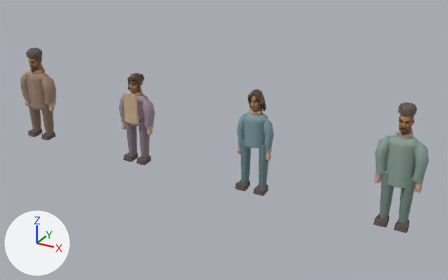
Renders of the glTF model game/assets/generated/urman_character_kit.glb from each side of a commit.
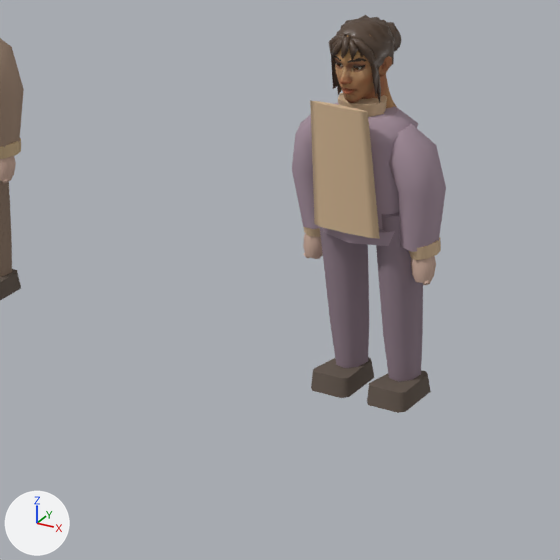
There are two pictures of each version: one from a camera (50 mm lens) standing at (8.91, -8.53, 5.05) and looking at (3.92, 0.54, 0.51), one close up on the part from 11% to 41% of the width and 25% to 71% of the height. Every picture has the same lights, and +X, +Y and +Z are marked at lower left. The older version's two pictures come first. Objects named as collision shapes, trigger or cutter boxes, shadow casters or lower levels of detail are left out. Where no turn or scale is listed for an object, it has been applied to the vertices. Vertices at exactly the same position are counted once.

Objects in the first close-up: 'Gulsina_ApronFront_LOD0', 'Gulsina_Body_LOD0', 'Gulsina_BootLeft_LOD0', 'Gulsina_BootRight_LOD0', 'Gulsina_Hair_LOD0', 'Gulsina_HeadHandLeft_LOD0', 'Gulsina_HeadHandRight_LOD0', 'Gulsina_Head_LOD0', 'Gulsina_ShoulderCuffLeft_LOD0', 'Gulsina_ShoulderCuffRight_LOD0', 'Gulsina_SleeveLeft_LOD0', 'Gulsina_SleeveRight_LOD0', 'Gulsina_TrouserLeft_LOD0', 'Gulsina_TrouserRight_LOD0', 'Mansur_SleeveRight_LOD0', 'Mansur_TrouserRight_LOD0' and 6 more.
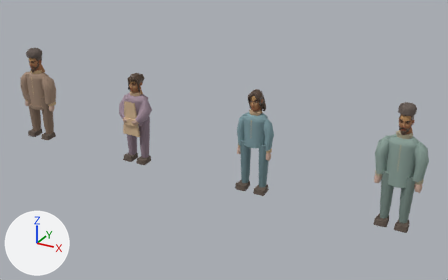
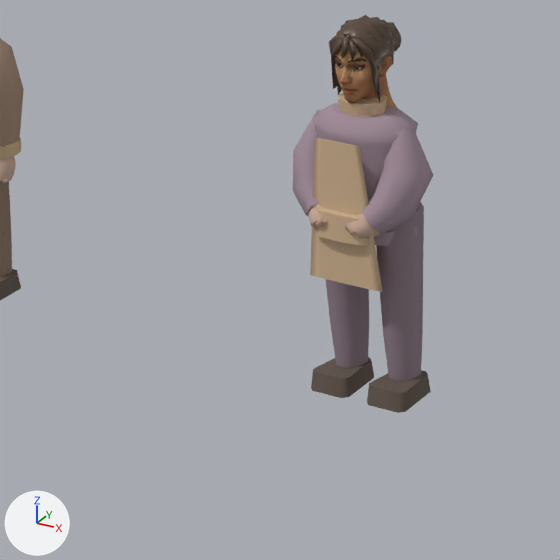
Diff of the bpy script that builds the scene:
```diff
--- a/game/assets/generated/urman_character_kit.glb.py
+++ b/game/assets/generated/urman_character_kit.glb.py
@@ me_gulsina_headhandleft_lod0mesh @@
-me_gulsina_headhandleft_lod0mesh.from_pydata(...)  # 32 vertices, 60 faces; spans x 2.0669..2.1684, y -0.0806..0.021, z 0.5689..0.7188
+me_gulsina_headhandleft_lod0mesh.from_pydata(...)  # 32 vertices, 60 faces; spans x 2.2354..2.3418, y -0.2562..-0.1424, z 0.8036..0.9072
+# me_gulsina_headhandleft_lod0mesh part 1: 32 of 32 vertices moved; they spanned x 2.0669..2.1684, y -0.0806..0.021, z 0.5689..0.7188 and now span x 2.2354..2.3418, y -0.2562..-0.1424, z 0.8036..0.9072; mean shift (0.1783, -0.1693, 0.2109)
 me_gulsina_headhandleft_lod0mesh.materials.append(mat_stylizedskin)
@@ me_gulsina_sleeveleft_lod0mesh @@
-me_gulsina_sleeveleft_lod0mesh.from_pydata(...)  # 28 vertices, 52 faces; spans x 2.025..2.255, y -0.117..0.109, z 0.725..1.261
+me_gulsina_sleeveleft_lod0mesh.from_pydata(...)  # 28 vertices, 52 faces; spans x 2.061..2.334, y -0.226..0.074, z 0.812..1.25
+# me_gulsina_sleeveleft_lod0mesh part 2: 28 of 28 vertices moved; they spanned x 2.025..2.255, y -0.117..0.109, z 0.725..1.261 and now span x 2.061..2.334, y -0.226..0.074, z 0.812..1.25; mean shift (0.055, -0.068, 0.001)
 me_gulsina_sleeveleft_lod0mesh.materials.append(mat_gulsinacoat)
@@ me_gulsina_headhandright_lod0mesh @@
-me_gulsina_headhandright_lod0mesh.from_pydata(...)  # 32 vertices, 60 faces; spans x 2.6309..2.7339, y -0.0806..0.021, z 0.5691..0.7189
+me_gulsina_headhandright_lod0mesh.from_pydata(...)  # 32 vertices, 60 faces; spans x 2.4597..2.5653, y -0.2562..-0.1424, z 0.8021..0.9072
+# me_gulsina_headhandright_lod0mesh part 3: 32 of 32 vertices moved; they spanned x 2.6309..2.7339, y -0.0806..0.021, z 0.5691..0.7189 and now span x 2.4597..2.5653, y -0.2562..-0.1424, z 0.8021..0.9072; mean shift (-0.1784, -0.1693, 0.2108)
 me_gulsina_headhandright_lod0mesh.materials.append(mat_stylizedskin)
@@ me_gulsina_sleeveright_lod0mesh @@
-me_gulsina_sleeveright_lod0mesh.from_pydata(...)  # 28 vertices, 52 faces; spans x 2.54..2.766, y -0.117..0.109, z 0.724..1.259
+me_gulsina_sleeveright_lod0mesh.from_pydata(...)  # 28 vertices, 52 faces; spans x 2.474..2.727, y -0.226..0.074, z 0.805..1.252
+# me_gulsina_sleeveright_lod0mesh part 4: 28 of 28 vertices moved; they spanned x 2.54..2.766, y -0.117..0.109, z 0.724..1.259 and now span x 2.474..2.727, y -0.226..0.074, z 0.805..1.252; mean shift (-0.055, -0.068, 0.001)
 me_gulsina_sleeveright_lod0mesh.materials.append(mat_gulsinacoat)
@@ me_cone_007 @@
-me_cone_007.from_pydata(...)  # 16 vertices, 28 faces; spans x -0.17..0.17, y -0.018..0.018, z -0.28..0.28
+me_cone_007.from_pydata(...)  # 16 vertices, 28 faces; spans x -0.19..0.19, y -0.005..0.005, z -0.32..0.32
+# me_cone_007 part 5: 16 of 16 vertices moved; they spanned x -0.17..0.17, y -0.018..0.018, z -0.28..0.28 and now span x -0.19..0.19, y -0.005..0.005, z -0.32..0.32; mean shift (0.0, 0.0, 0.0)
 me_cone_007.materials.append(mat_gulsinaaccent)
@@ ob_gulsina_shouldercuffleft_lod0 @@
 ob_gulsina_shouldercuffleft_lod0 = bpy.data.objects.new('Gulsina_ShoulderCuffLeft_LOD0', me_cone_004)
-ob_gulsina_shouldercuffleft_lod0.location = (2.122, -0.005, 0.717)
+ob_gulsina_shouldercuffleft_lod0.location = (2.275, -0.15, 0.867)
 ob_gulsina_shouldercuffleft_lod0.rotation_euler = (0.0, 0.12, 0.0)  # degrees (0, 6.9, 0)
@@ ob_gulsina_shouldercuffright_lod0 @@
 ob_gulsina_shouldercuffright_lod0 = bpy.data.objects.new('Gulsina_ShoulderCuffRight_LOD0', me_cone_005)
-ob_gulsina_shouldercuffright_lod0.location = (2.678, -0.005, 0.717)
-ob_gulsina_shouldercuffright_lod0.rotation_euler = (0.0, -0.159, 0.0)  # degrees (0, -9.1, 0)
+ob_gulsina_shouldercuffright_lod0.location = (2.525, -0.15, 0.867)
+ob_gulsina_shouldercuffright_lod0.rotation_euler = (0.0, -2.316, 0.0)  # degrees (0, -133, 0)
@@ ob_gulsina_apronfront_lod0 @@
 ob_gulsina_apronfront_lod0 = bpy.data.objects.new('Gulsina_ApronFront_LOD0', me_cone_007)
-ob_gulsina_apronfront_lod0.location = (2.4, -0.172, 1.079)
+ob_gulsina_apronfront_lod0.location = (2.4, -0.2, 0.89)
@@ ob_gulsina_teatowel_lod0 @@
+ob_gulsina_teatowel_lod0 = bpy.data.objects.new('Gulsina_TeaTowel_LOD0', me_cone_008_1)  # an 8-sided cut cone along z (radius 0.141 by 0.025 at the low end, 0.132 by 0.024 at the high end) spanning x -0.14..0.14, y -0.025..0.025, z -0.06..0.06; in mat_gulsinaaccent (beige #d0b390)
+ob_gulsina_teatowel_lod0.location = (2.4, -0.218, 0.839)
```

Location of each change, (x1, y1, x2, y2) in pixels of the close-ups (560 x 560 px):
'Gulsina_ApronFront_LOD0', reshaped, moved (12% taller): before (310, 101, 380, 239); after (310, 138, 383, 292)
'Gulsina_SleeveRight_LOD0', reshaped (24% wider, 18% shorter): before (389, 124, 446, 252); after (362, 128, 433, 233)
'Gulsina_SleeveLeft_LOD0', reshaped (8% shorter): before (292, 114, 320, 229); after (293, 110, 320, 216)
'Gulsina_TeaTowel_LOD0', added (beige): after (314, 208, 368, 246)
'Gulsina_HeadHandRight_LOD0', reshaped: before (411, 256, 436, 283); after (351, 214, 375, 238)
'Gulsina_HeadHandLeft_LOD0', reshaped: before (303, 233, 323, 259); after (309, 206, 324, 229)
'Gulsina_ShoulderCuffRight_LOD0', moved, turned: before (408, 237, 441, 260); after (362, 214, 380, 236)
'Gulsina_ShoulderCuffLeft_LOD0', moved (mostly hidden afterwards): before (303, 227, 321, 237); after (310, 204, 320, 211)
